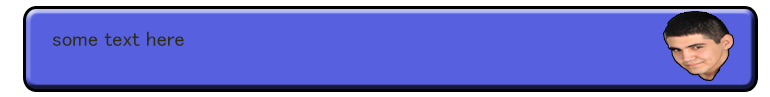
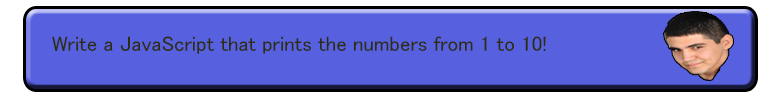
The second 770px x 97px image is a revision of the first. Changes to its layers:
renamed "some text here" to "Write a JavaScript that prints the numbers from 1 to 10!", painted on it over bbox(52, 31, 546, 54)
